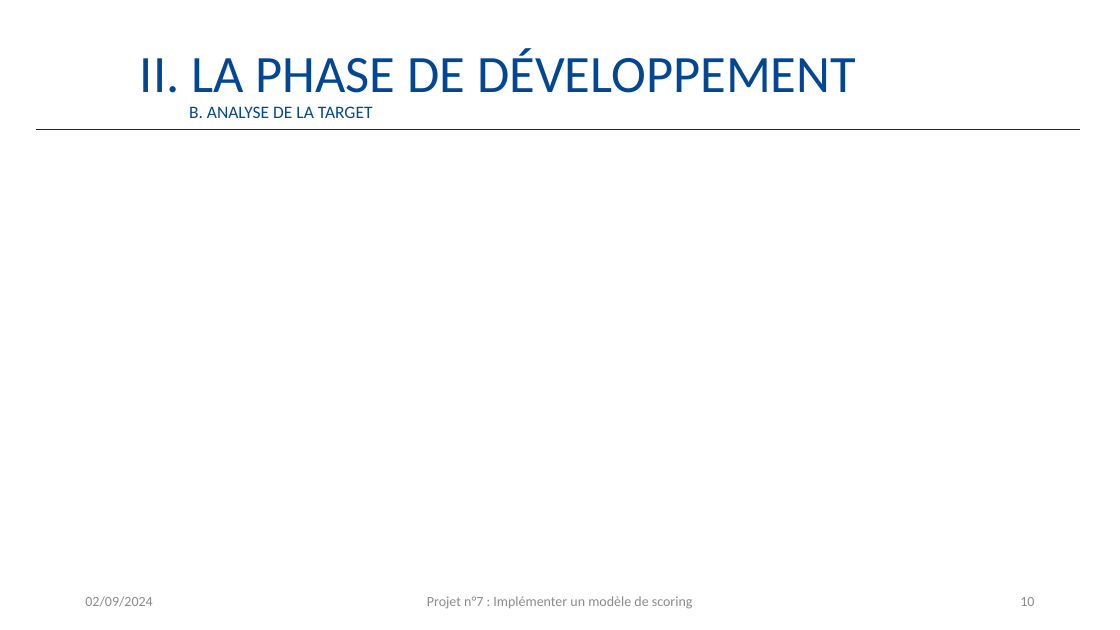
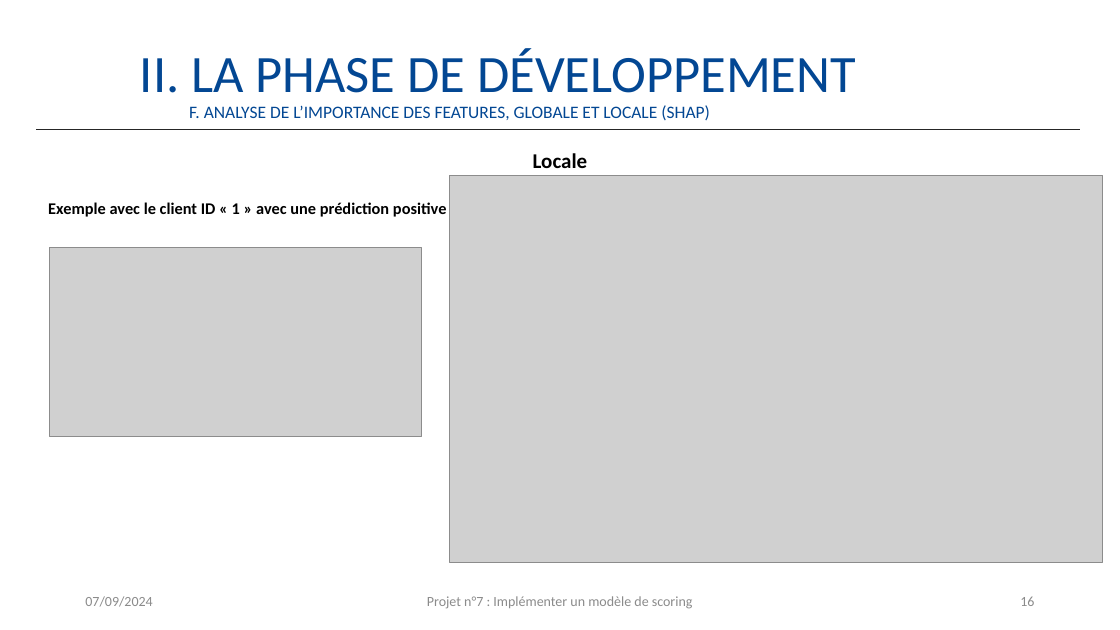
Before and after one commit to JustinVqr/P7_ScoringModel, a slide deck: slide 16 of présentation/Vacquerie_Justin_4_présentation_092024.pptx (slide 10 before the commit). Drawn at 1120x630 pixels with LibreOffice and Linux fonts; fonts in the diff are those of the drawing; grey boxes stand for pictures. Boxes give left, top, right and bottom in pixels: in the first picture for what was removed or moved away, otherwise in the second. Text is boxed around its words. In the diff, an @@ line names an element or a change of style, - is before the commit and + after.

```diff
--- a/présentation/Vacquerie_Justin_4_présentation_092024.pptx
+++ b/présentation/Vacquerie_Justin_4_présentation_092024.pptx
@@ text at [189,105,710,120]: text changed @@
-B. ANALYSE DE LA TARGET
+F. ANALYSE DE L’IMPORTANCE DES FEATURES, GLOBALE ET LOCALE (SHAP)
@@ picture added at [450,176,1103,562] @@
@@ text added at [533,153,588,168], 18 pt, text #000000, bold @@
+Locale
@@ text added at [48,202,447,217], 14 pt, text #000000, bold @@
+Exemple avec le client ID « 1 » avec une prédiction positive
@@ picture added at [50,247,422,437] @@
@@ text at [85,596,152,607]: text changed @@
-02/09/2024
+07/09/2024
@@ page number at [1020,597,1034,606]: text changed @@
-10
+16
```
Also in this commit, not shown: 15 other slides changed, 11 slides added, 1 other file.
